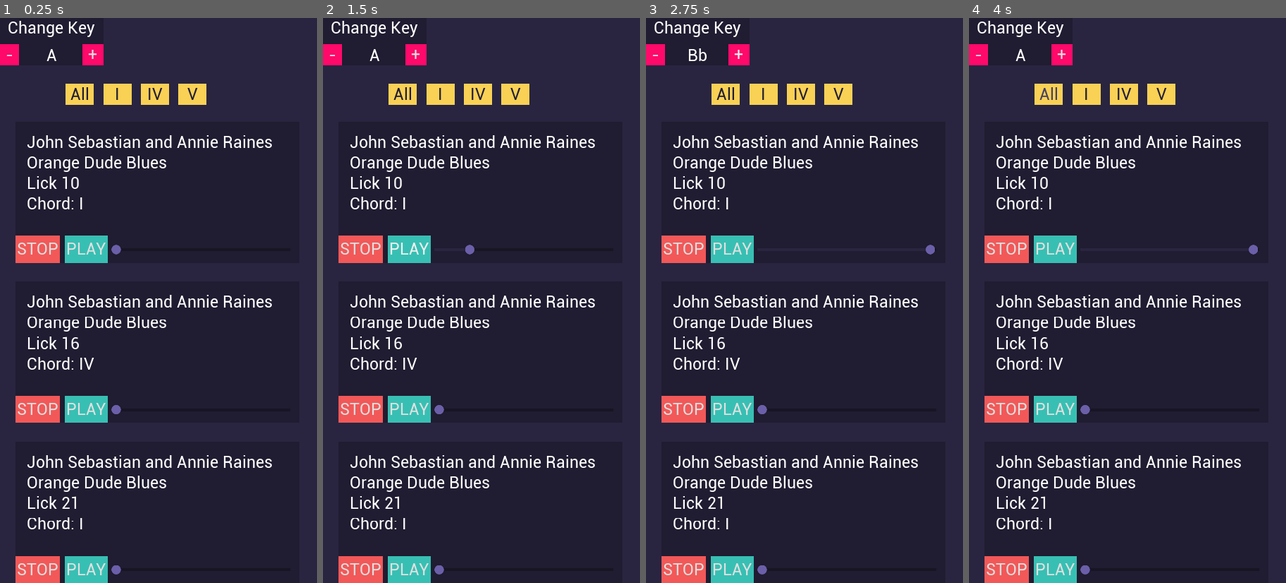
Above: before the commit, frames 1-4 (left to right).
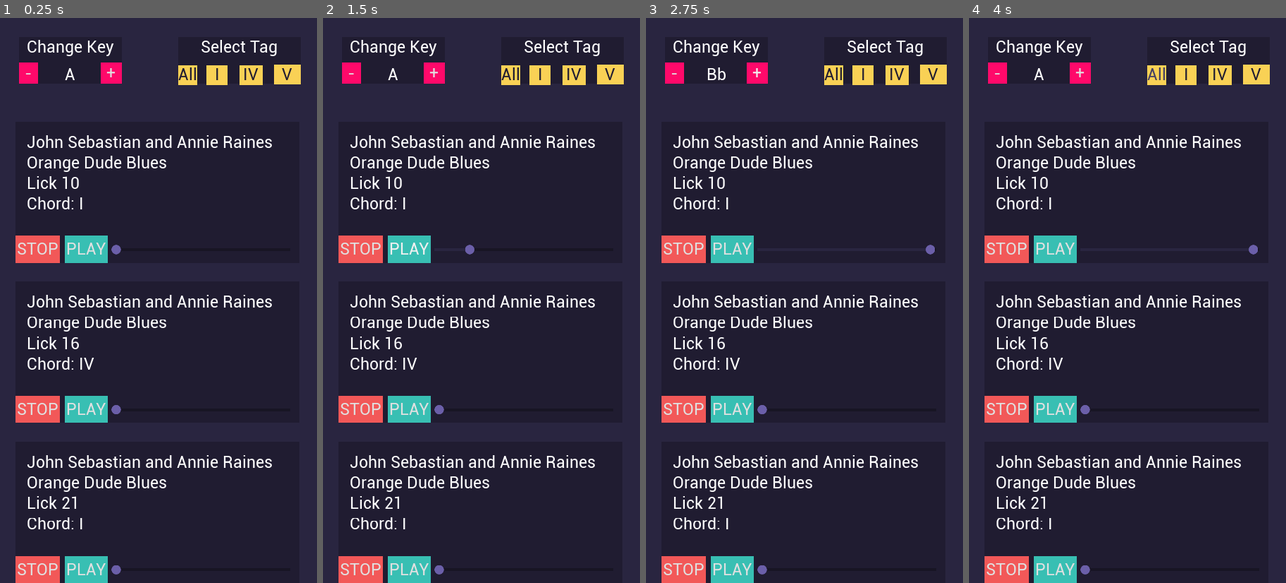
Above: after the commit, the same moments.

Repository: davifoox/harmonica-app
Game: Godot game, scene res://Main.tscn
Same seed, same stepped clock (60 frames per second), same inputs: the game is played once before the commit and once after it. Sound files missing from this copy of the repository are replaced by a short silence.
Inputs:
- Up to frame 1 (0.25 s): no input
- Up to frame 2 (1.5 s): click "PLAY" at 0.5 s; click "PLAY" at 1.25 s
- Up to frame 3 (2.75 s): click "+" at 2 s
- Up to frame 4 (4 s): click "-" at 2.75 s; click "All" at 3.5 s

The runs differ from the first frame. In frame 1, 3.8% of the frame differs, in the area x 0-95%, y 0-16%; in frame 2, 3.8%; in frame 3, 3.8%; in frame 4, 3.8%.

Commit message:
.

Diff:
--- a/GroupsSelection.tscn
+++ b/GroupsSelection.tscn
@@ -3,51 +3,60 @@
 [ext_resource path="res://ui/group-selection-theme.tres" type="Theme" id=2]
 
 [node name="GroupsSelection" type="Control"]
+anchor_left = 1.0
 anchor_right = 1.0
-margin_top = 192.0
-margin_bottom = 320.0
+margin_left = -472.0
+margin_top = 32.0
+margin_right = -56.0
+margin_bottom = 128.0
 theme = ExtResource( 2 )
 
+[node name="ColorRect" type="ColorRect" parent="."]
+modulate = Color( 0.12549, 0.109804, 0.192157, 1 )
+anchor_right = 1.0
+anchor_bottom = 1.0
+
+[node name="Label" type="Label" parent="."]
+anchor_right = 1.0
+margin_bottom = 14.0
+text = "Select Tag"
+align = 1
+valign = 1
+
 [node name="AllChordsButton" type="Button" parent="."]
-anchor_left = 0.5
-anchor_top = 0.5
-anchor_right = 0.5
-anchor_bottom = 0.5
-margin_left = -316.0
-margin_top = -32.0
-margin_right = -220.0
-margin_bottom = 40.0
+anchor_top = 1.0
+anchor_bottom = 1.0
+margin_top = -64.0
+margin_right = 63.0
+margin_bottom = 2.0
 text = "All"
 
 [node name="ChordIButton" type="Button" parent="."]
 anchor_left = 0.5
-anchor_top = 0.5
+anchor_top = 1.0
 anchor_right = 0.5
-anchor_bottom = 0.5
-margin_left = -188.0
-margin_top = -32.0
-margin_right = -92.0
-margin_bottom = 40.0
+anchor_bottom = 1.0
+margin_left = -112.0
+margin_top = -64.0
+margin_right = -40.0
+margin_bottom = 2.0
 text = "I"
 
 [node name="ChordIVButton" type="Button" parent="."]
 anchor_left = 0.5
-anchor_top = 0.5
+anchor_top = 1.0
 anchor_right = 0.5
-anchor_bottom = 0.5
-margin_left = -60.0
-margin_top = -32.0
-margin_right = 36.0
-margin_bottom = 40.0
+anchor_bottom = 1.0
+margin_top = -64.0
+margin_right = 79.0
+margin_bottom = 2.0
 text = "IV"
 
 [node name="ChordVButton" type="Button" parent="."]
-anchor_left = 0.5
-anchor_top = 0.5
-anchor_right = 0.5
-anchor_bottom = 0.5
-margin_left = 68.0
-margin_top = -32.0
-margin_right = 164.0
-margin_bottom = 40.0
+anchor_left = 1.0
+anchor_top = 1.0
+anchor_right = 1.0
+anchor_bottom = 1.0
+margin_left = -91.0
+margin_top = -66.0
 text = "V"
--- a/Main.tscn
+++ b/Main.tscn
@@ -20,8 +20,14 @@
 script = ExtResource( 5 )
 
 [node name="KeyController" parent="." instance=ExtResource( 1 )]
+margin_left = 64.0
+margin_top = 64.0
+margin_right = 416.0
+margin_bottom = 224.0
 
 [node name="GroupsSelection" parent="." instance=ExtResource( 6 )]
+margin_top = 64.0
+margin_bottom = 224.0
 
 [node name="ScrollContainerSwipe" type="ScrollContainer" parent="."]
 anchor_right = 1.0
